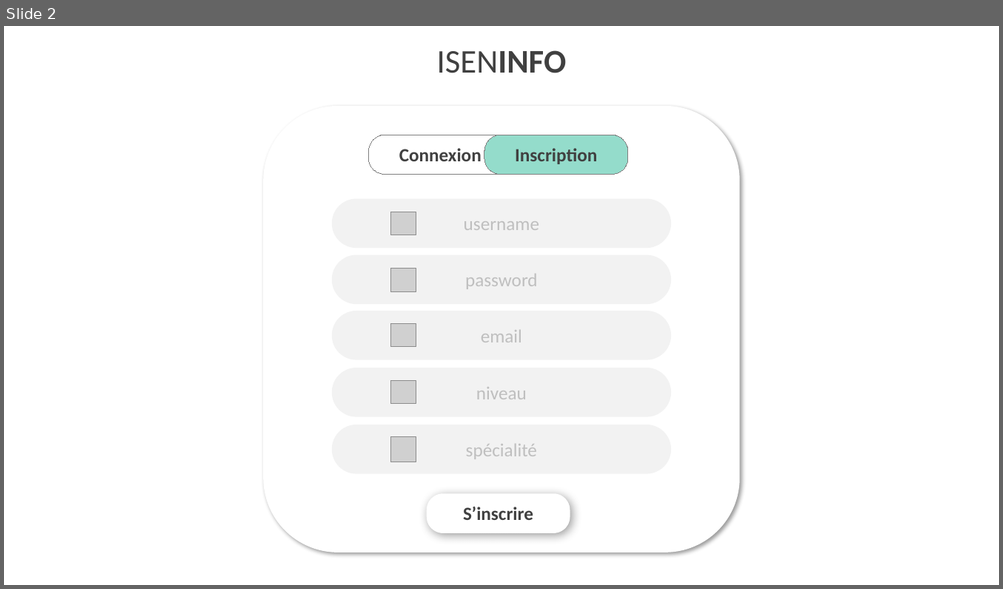
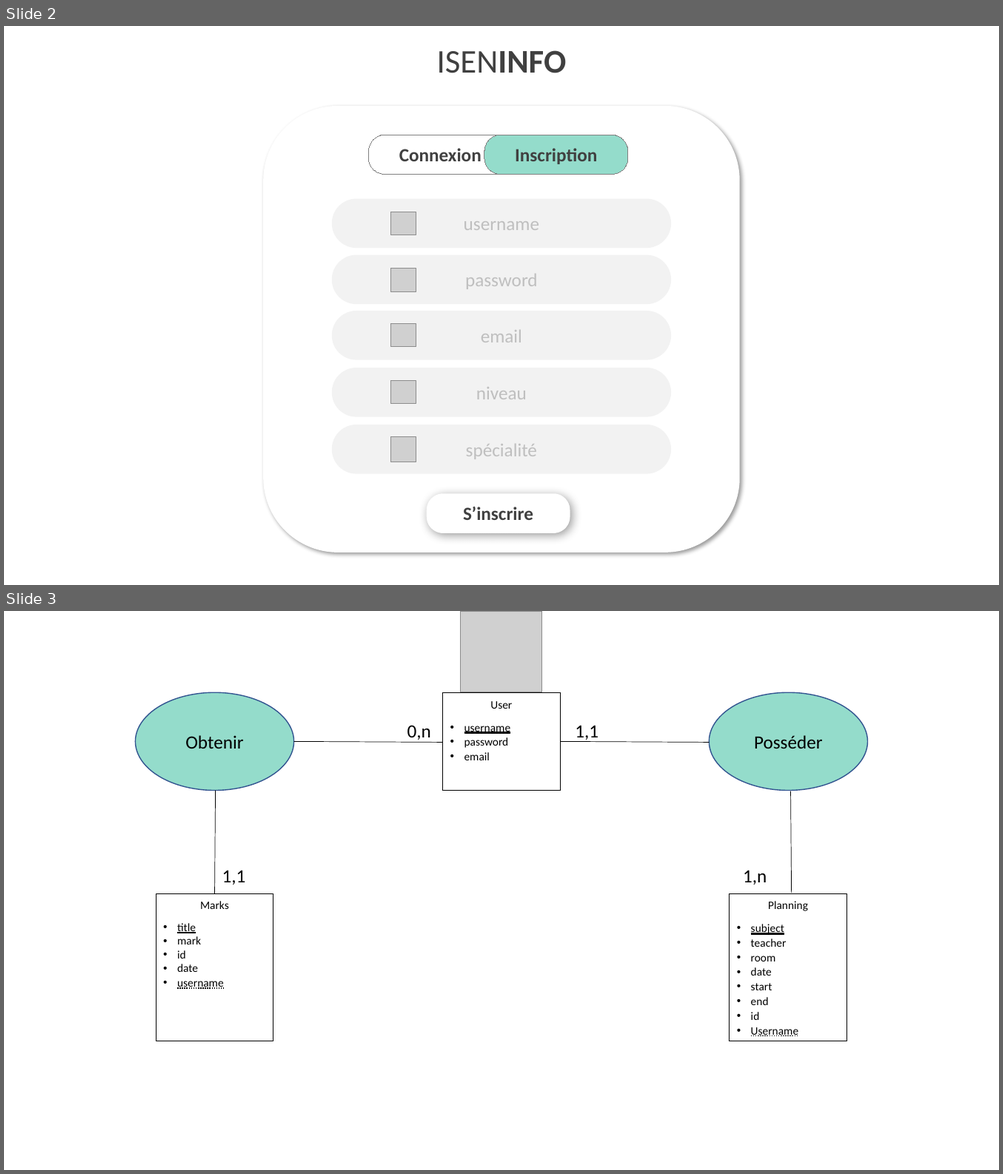
Before and after one commit to hugodemenez/isen-student-portal, a slide deck: presentation/Structure_Projet.pptx. Shown one above the other, each under a label of ours: slide 2 before the commit, slides 2 and 3 after it. The pictures are 1003x589 and 1003x1174 pixels, drawn with LibreOffice and Linux fonts; fonts in the diff are those of the drawing; grey boxes stand for pictures. Boxes give left, top, right and bottom in pixels: in the first picture for what was removed or moved away, otherwise in the second. Text is boxed around its words. In the diff, an @@ line names an element or a change of style, - is before the commit and + after.

```diff
--- a/presentation/Structure_Projet.pptx
+++ b/presentation/Structure_Projet.pptx
@@ slide 3 added at (4,611,999,1170), background #FFFFFF @@
@@ picture added at (461,611,542,692) @@
@@ ellipse added at (135,692,293,790), fill #94DCCB, outline #325491 1 pt, 18 pt, text #000000 @@
+Obtenir
@@ rectangle added at (443,693,560,791), fill #FFFFFF, outline #000000 0.75 pt, 11 pt, text #000000 @@
+User
+• username
+• password
+• email
@@ ellipse added at (709,692,868,790), fill #94DCCB, outline #325491 1 pt, 18 pt, text #000000 @@
+Posséder
@@ line added from (294, 741) to (443, 742), #000000 0.5 pt @@
@@ text added at (407,725,431,743), 18 pt, text #000000 @@
+0,n
@@ line added from (560, 741) to (709, 742), #000000 0.5 pt @@
@@ text added at (575,725,598,742), 18 pt, text #000000 @@
+1,1
@@ line added from (214, 894) to (215, 791), #000000 0.5 pt @@
@@ line added from (791, 893) to (791, 792), #000000 0.5 pt @@
@@ text added at (222,870,246,885), 18 pt, text #000000 @@
+1,1
@@ text added at (743,870,766,885), 18 pt, text #000000 @@
+1,n
@@ rectangle added at (156,894,273,1042), fill #FFFFFF, outline #000000 0.75 pt, 11 pt, text #000000 @@
+Marks
+• title
+• mark
+• id
+• date
+• username
@@ rectangle added at (729,894,846,1042), fill #FFFFFF, outline #000000 0.75 pt, 11 pt, text #000000 @@
+Planning
+• subject
+• teacher
+• room
+• date
+• start
+• end
+• id
+• Username
```
Also in this commit, not shown: 1 slide changed, 1 slide removed, 4 other files.
